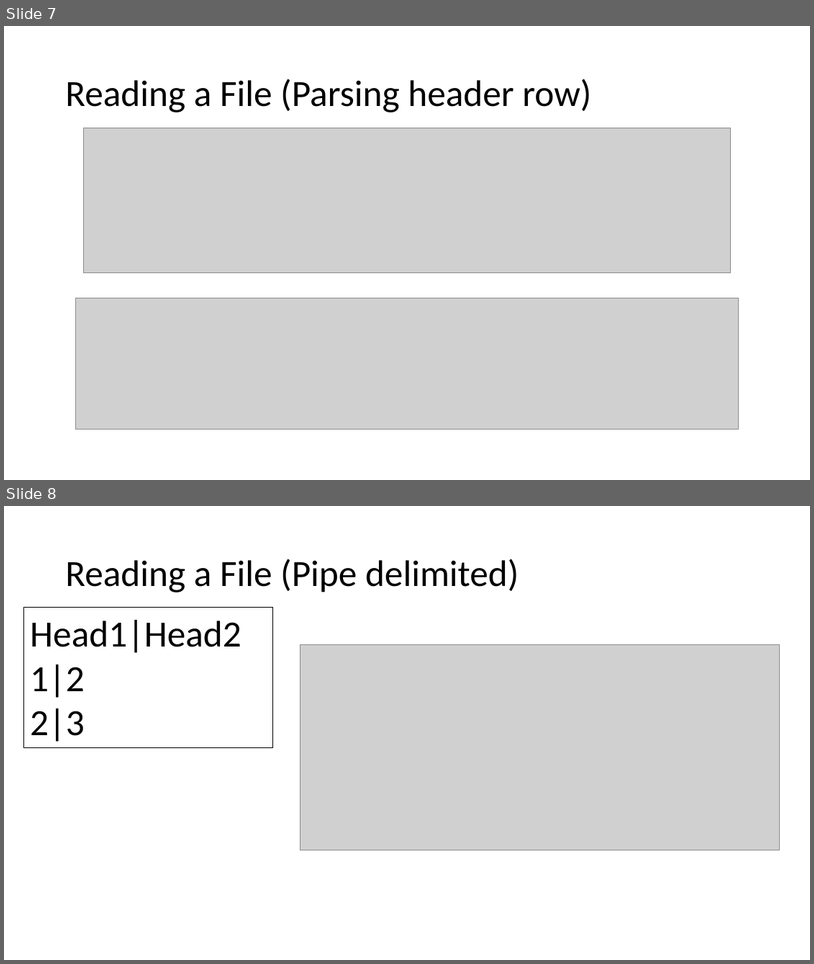
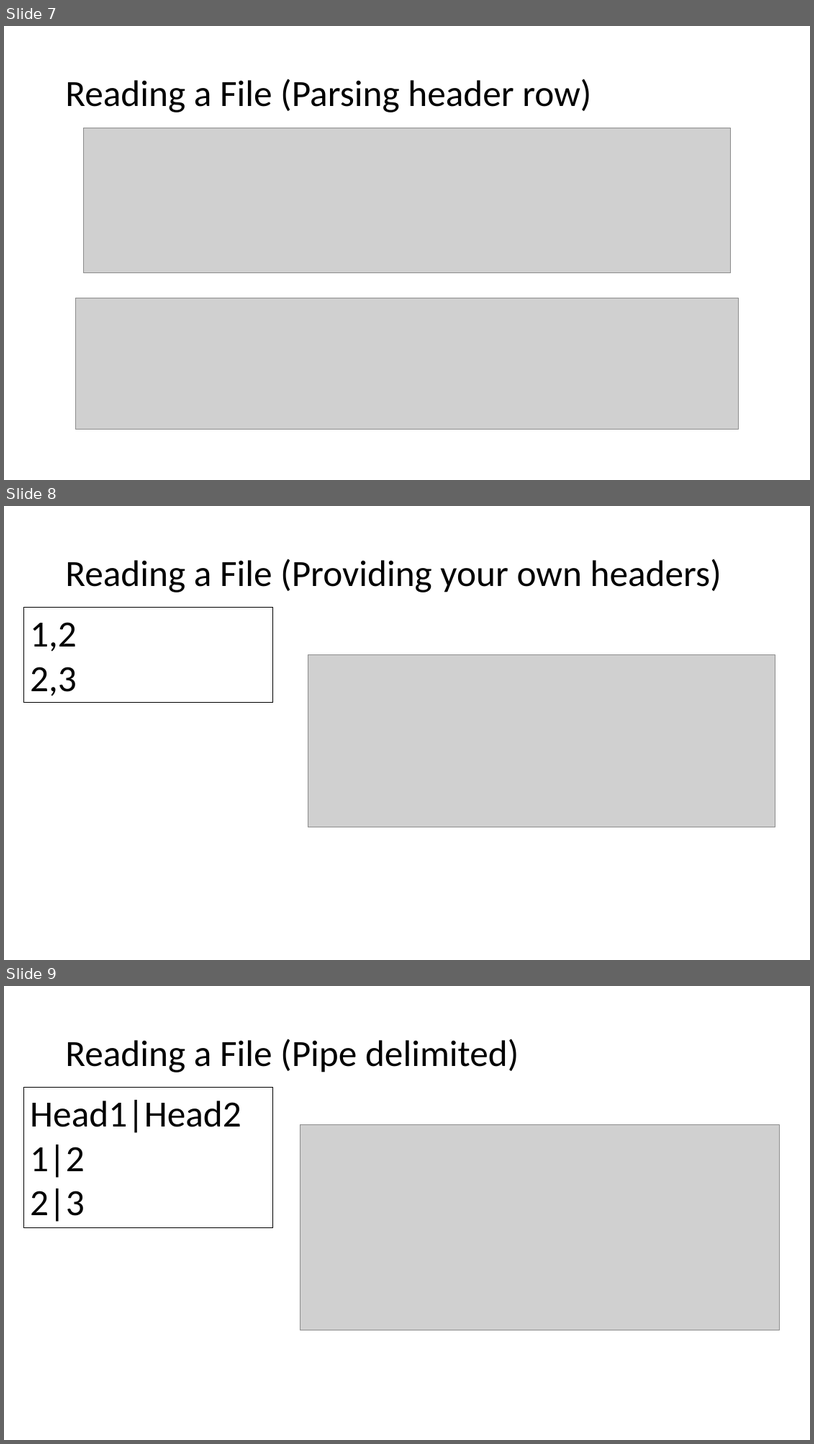
Before and after one commit to t27duck/showandtell, a slide deck: presentations/indyrb/2018-07/csv.pptx. Shown one above the other, each under a label of ours: slides 7 and 8 before the commit, slides 7, 8 and 9 after it. The pictures are 814x964 and 814x1444 pixels, drawn with LibreOffice and Linux fonts; fonts in the diff are those of the drawing; grey boxes stand for pictures. Boxes give left, top, right and bottom in pixels: in the first picture for what was removed or moved away, otherwise in the second. Text is boxed around its words. In the diff, an @@ line names an element or a change of style, - is before the commit and + after.

```diff
--- a/presentations/indyrb/2018-07/csv.pptx
+++ b/presentations/indyrb/2018-07/csv.pptx
@@ slide 8 added at (4,506,810,960), background #FFFFFF @@
@@ title added at (65,559,722,592), 44 pt, text #000000 @@
+Reading a File (Providing your own headers)
@@ rectangle added at (24,607,273,703), fill #FFFFFF, outline #000000 0.75 pt, 44 pt, text #000000 @@
+1,2
+2,3
@@ picture added at (309,655,775,827) @@
@@ what was slide 8 is now slide 9 @@
```
Also in this commit, not shown: 1 other slide added, 1 other file.
